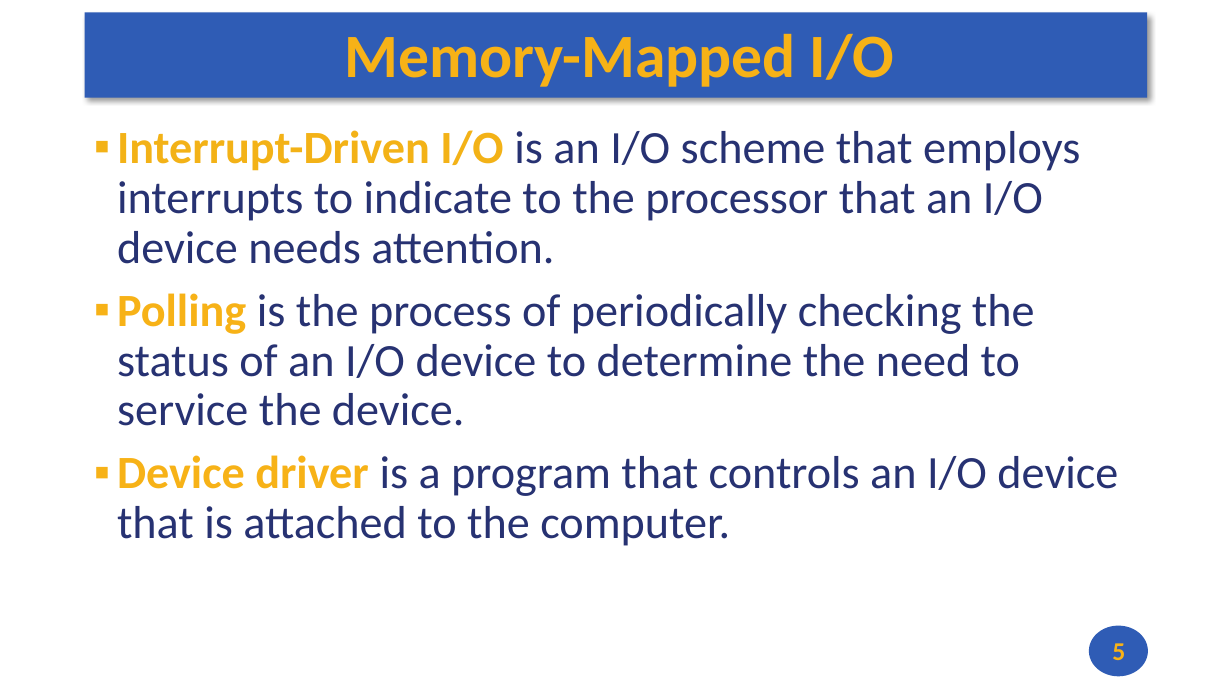
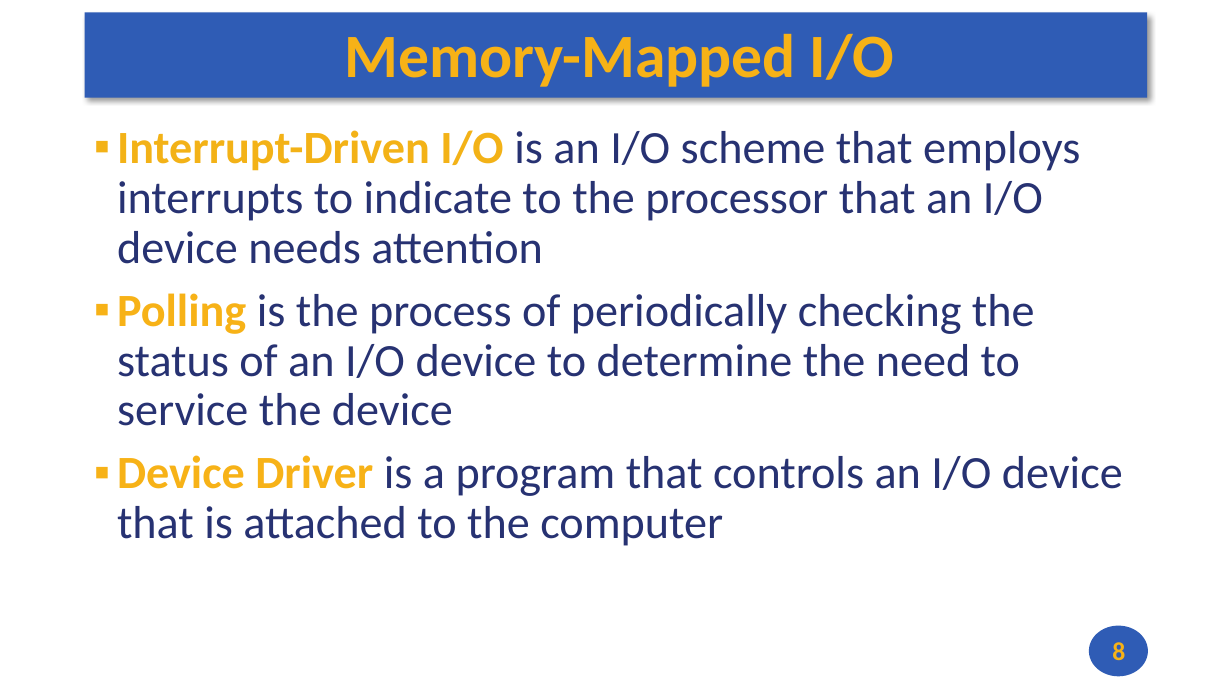
Before and after one commit to andrewt0301/hse-acos-course, a slide deck: slide 8 of docs/part1ca/08_MMIO/CA_Lecture_08.pptx (slide 5 before the commit). Drawn at 1232x693 pixels with LibreOffice and Linux fonts; fonts in the diff are those of the drawing. Boxes give left, top, right and bottom in pixels: in the first picture for what was removed or moved away, otherwise in the second. Text is boxed around its words. In the diff, an @@ line names an element or a change of style, - is before the commit and + after.

```diff
--- a/docs/part1ca/08_MMIO/CA_Lecture_08.pptx
+++ b/docs/part1ca/08_MMIO/CA_Lecture_08.pptx
@@ text at bbox=[117, 130, 1123, 546]: text changed @@
-▪ Interrupt-Driven I/O is an I/O scheme that employs interrupts to indicate to the processor that an I/O device needs attention.
-▪ Polling is the process of periodically checking the status of an I/O device to determine the need to service the device.
-▪ Device driver is a program that controls an I/O device that is attached to the computer.
+▪ Interrupt-Driven I/O is an I/O scheme that employs interrupts to indicate to the processor that an I/O device needs attention
+▪ Polling is the process of periodically checking the status of an I/O device to determine the need to service the device
+▪ Device Driver is a program that controls an I/O device that is attached to the computer
@@ page number at bbox=[1112, 642, 1125, 660]: text changed @@
-5
+8
```
Also in this commit, not shown: 2 other slides changed, 3 slides added, 1 other file.
